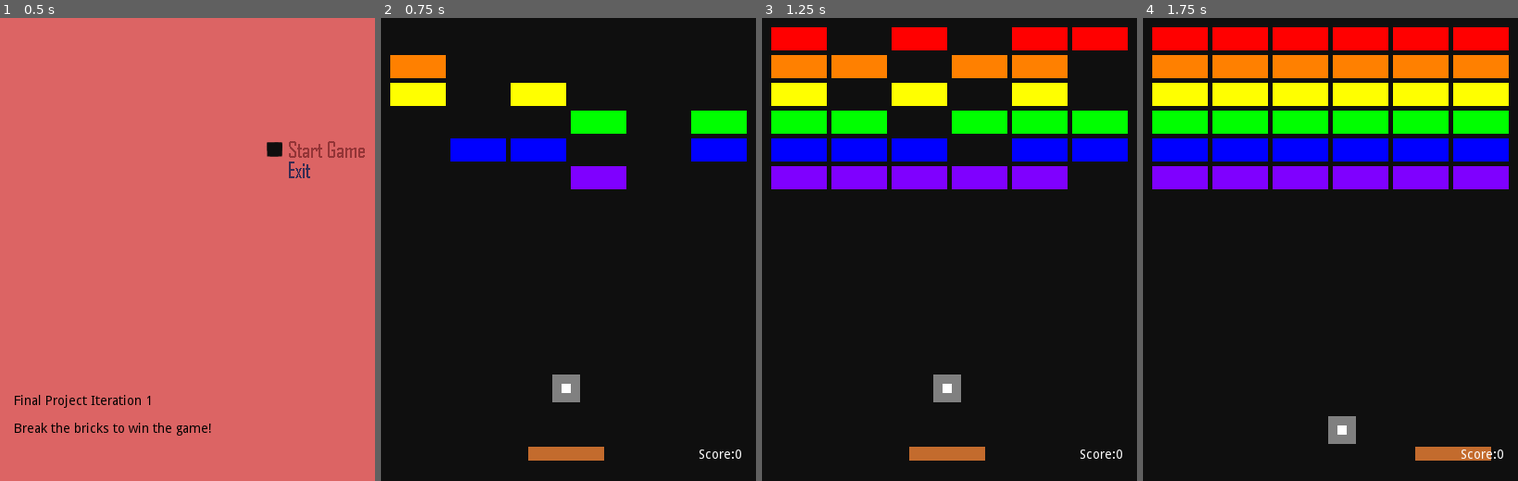
Above: before the commit, frames 1-4 (left to right).
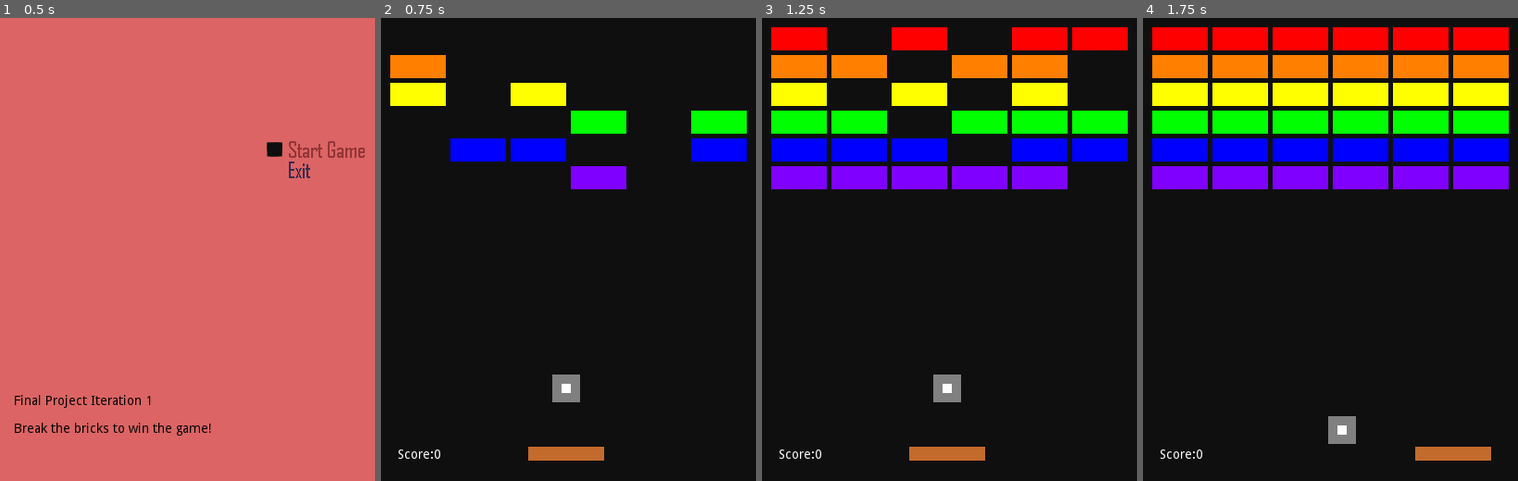
Above: after the commit, the same moments.

Repository: CodyMiner/FP-Breaker-Breaker
Game: Godot game, scene res://src/TitleScreen.tscn
The game is run twice, just before and just after one commit, with the same random seed, the same clock (stepped at 60 frames per second) and the same inputs.
Inputs (mouse positions are in pixels of both pictures, inside the frame that each line leads up to):
- Up to frame 1 (0.5 s): no input
- Up to frame 2 (0.75 s): click (696, 147) at 0.5 s
- Up to frame 3 (1.25 s): no input
- Up to frame 4 (1.75 s): tap Enter (enter) at 1.25 s; hold D (go_right) from 1.28 s (still down); hold Enter (enter) from 1.28 s (still down)

Frame 1 is identical in both runs. In frame 2, 0.2% of the frame differs, in the area x 4-97%, y 93-96%; in frame 3, 0.2%; in frame 4, 0.2%.

Commit message:
Move score left to values to go off the edge of the screen

Diff:
--- a/project/src/Background.tscn
+++ b/project/src/Background.tscn
@@ -91,10 +91,11 @@
 text = "TITLE"
 
 [node name="GameUI" parent="." instance=ExtResource( 6 )]
-margin_left = 342.772
-margin_top = 464.782
-margin_right = 389.772
-margin_bottom = 478.782
+margin_left = 18.0
+margin_top = 465.0
+margin_right = 339.0
+margin_bottom = 479.0
+size_flags_vertical = 6
 
 [node name="Hammering" type="AudioStreamPlayer" parent="."]
 stream = ExtResource( 4 )
